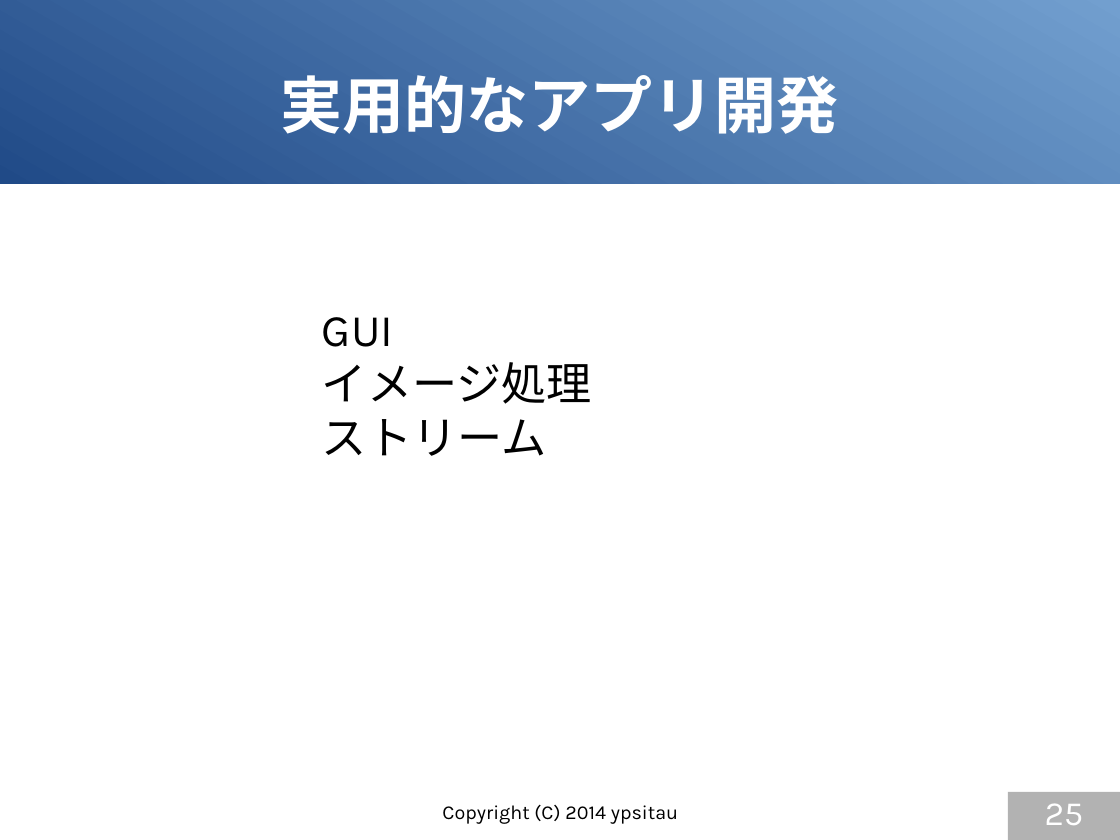
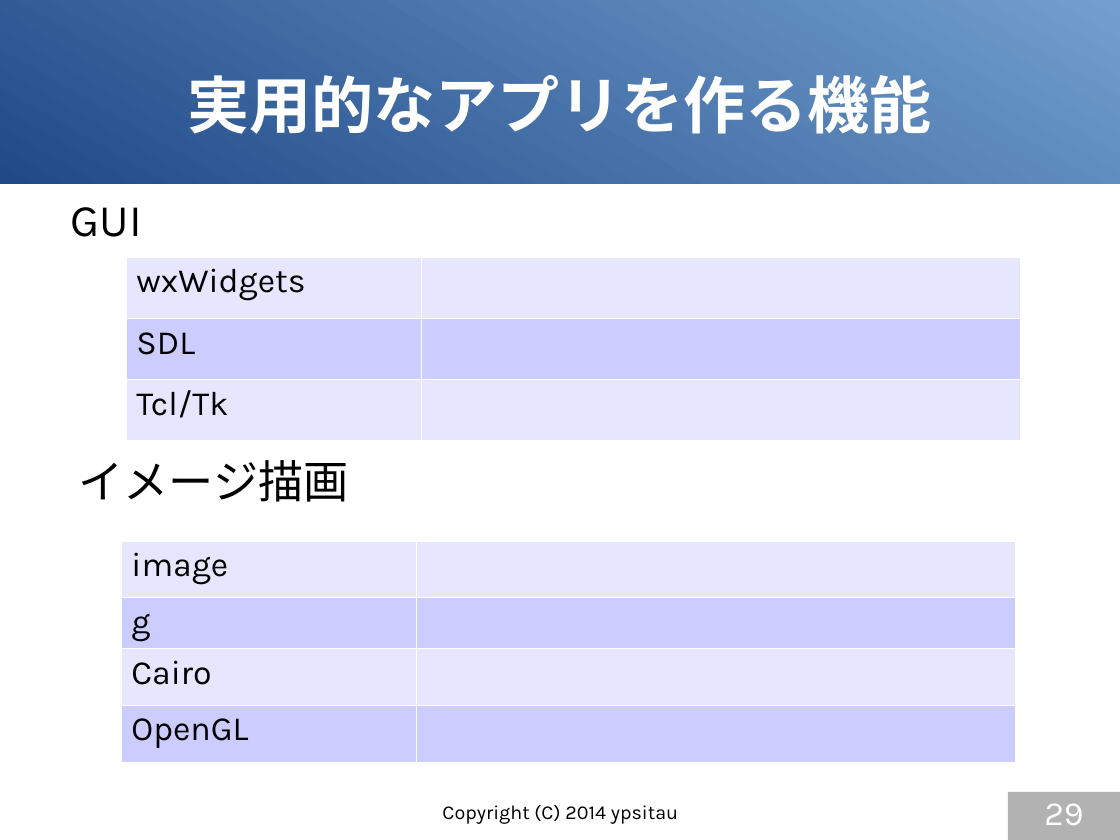
Before and after one commit to gura-lang/gura-doc, a slide deck: slide 29 of presentation/gura-introduction.odp (slide 25 before the commit). Drawn at 1120x840 pixels with LibreOffice and Linux fonts; fonts in the diff are those of the drawing. Boxes give left, top, right and bottom in pixels: in the first picture for what was removed or moved away, otherwise in the second. Text is boxed around its words. In the diff, an @@ line names an element or a change of style, - is before the commit and + after.

```diff
--- a/presentation/gura-introduction.odp
+++ b/presentation/gura-introduction.odp
@@ title at [187, 75, 932, 134]: text changed @@
-実用的なアプリ開発
+実用的なアプリを作る機能
@@ text added at [71, 207, 142, 237], 32 pt, text #000000 @@
+GUI
@@ table added at [126, 257, 1020, 441], 3 rows, 2 columns @@
+wxWidgets | 
+SDL | 
+Tcl/Tk | 
@@ text removed at [322, 317, 592, 456] @@
-GUI
-イメージ処理
-ストリーム
@@ text added at [79, 460, 349, 502], 32 pt, text #000000 @@
+イメージ描画
@@ table added at [122, 541, 1016, 752], 4 rows, 2 columns @@
+image | 
+g | 
+Cairo | 
+OpenGL | 
@@ page number at [1044, 803, 1083, 825]: text changed @@
-25
+29
```
Also in this commit, not shown: 8 other slides changed, 4 slides added.
